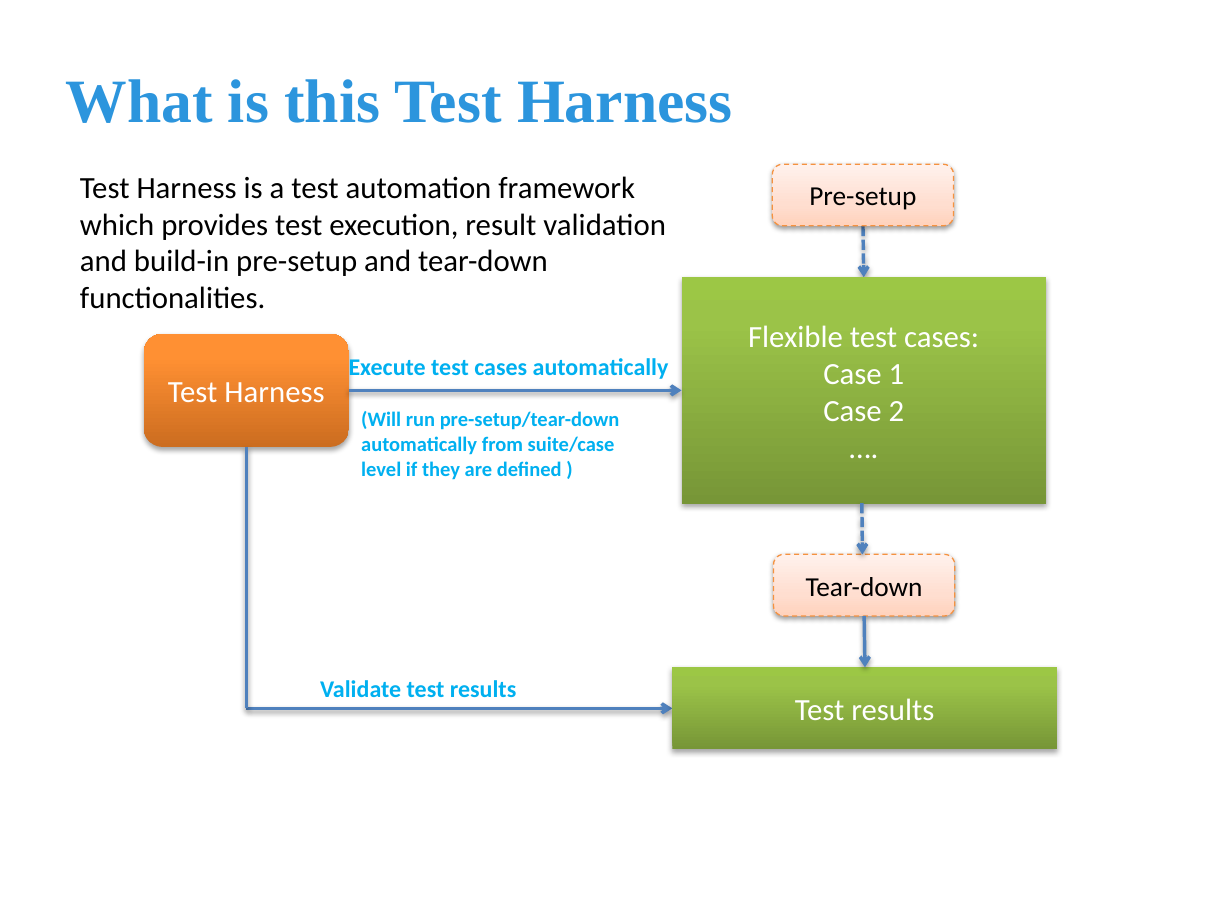
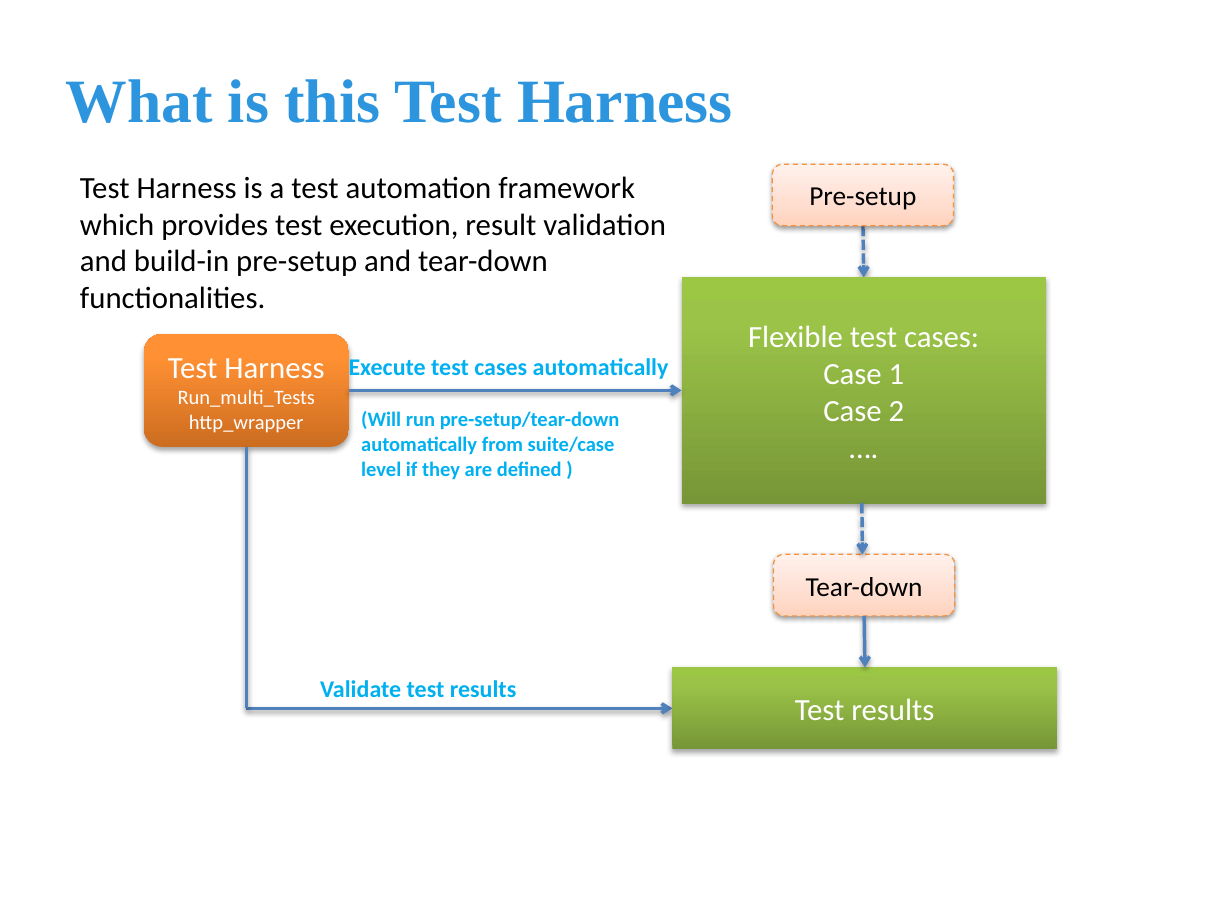
Before and after one commit to Tina-Yan/TestHarness, a slide deck: slide 3 of documentation/Light-weighted Test Harness introduction.pptx. Drawn at 1232x924 pixels with LibreOffice and Linux fonts; fonts in the diff are those of the drawing. Boxes give left, top, right and bottom in pixels: in the first picture for what was removed or moved away, otherwise in the second. Text is boxed around its words. In the diff, an @@ line names an element or a change of style, - is before the commit and + after.

Commit message:
Add restful api test example and lib, add run_multi_tests tool

```diff
--- a/documentation/Light-weighted Test Harness introduction.pptx
+++ b/documentation/Light-weighted Test Harness introduction.pptx
@@ text in rounded rectangle at bbox=[178, 389, 315, 433]: paragraphs added @@
+Run_multi_Tests
+http_wrapper
```
Also in this commit, not shown: 2 other slides changed, 1 slide added, 10 other files.
